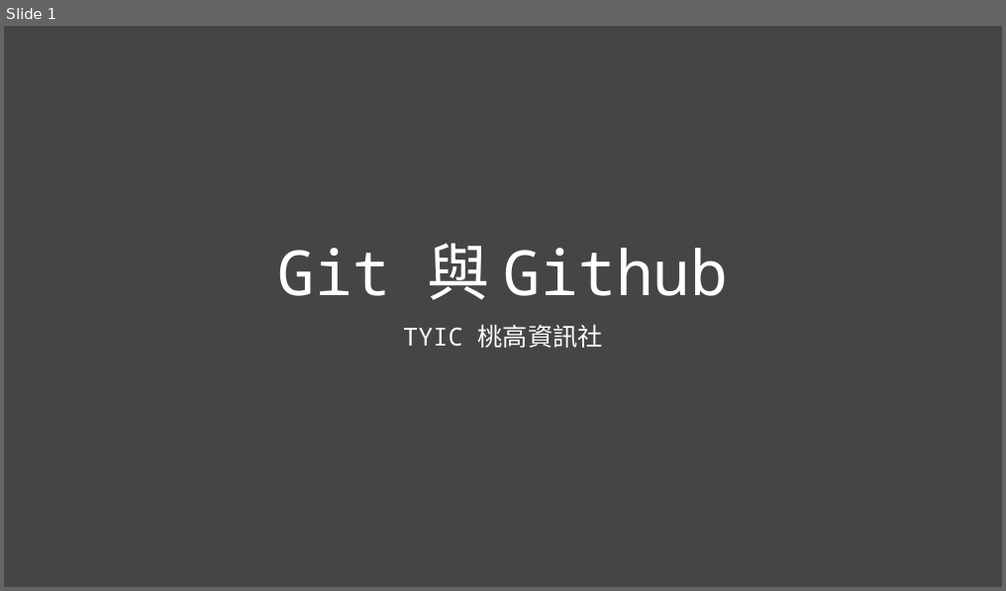
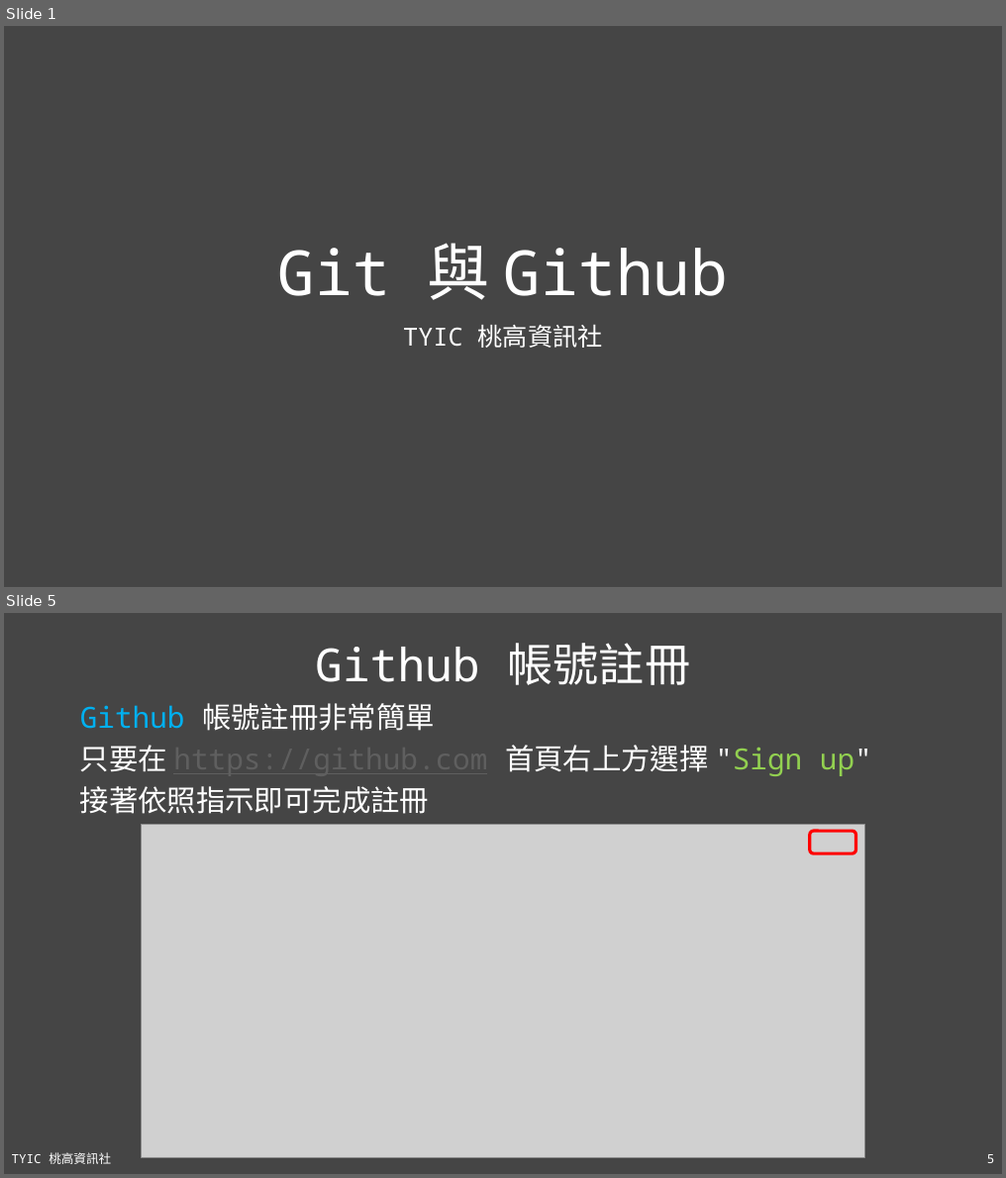
Before and after one commit to TYSHIC/slides, a slide deck: ppt/16_Git 與 Github.pptx. Shown one above the other, each under a label of ours: slide 1 before the commit, slides 1 and 5 after it; the slides between them are not shown. The pictures are 1006x591 and 1006x1178 pixels, drawn with LibreOffice and Linux fonts; fonts in the diff are those of the drawing; grey boxes stand for pictures. Boxes give left, top, right and bottom in pixels: in the first picture for what was removed or moved away, otherwise in the second. Text is boxed around its words. In the diff, an @@ line names an element or a change of style, - is before the commit and + after.

```diff
--- a/ppt/16_Git 與 Github.pptx
+++ b/ppt/16_Git 與 Github.pptx
@@ slide 5 added at (4, 613, 1002, 1174), background #454545 @@
@@ title added at (315, 643, 691, 685), 44 pt, text #FFFFFF @@
+Github 帳號註冊
@@ text added at (80, 703, 872, 814), 28 pt, text #FFFFFF @@
+Github 帳號註冊非常簡單
+只要在 https://github.com 首頁右上方選擇 "Sign up"
+接著依照指示即可完成註冊
@@ picture added at (141, 825, 865, 1158) @@
@@ rounded rectangle added at (810, 831, 856, 854), outline #FF0000 3 pt @@
@@ text added at (12, 1153, 111, 1164), 12 pt, text #FFFFFF @@
+TYIC 桃高資訊社
@@ page number added at (987, 1155, 995, 1163), 12 pt, text #FFFFFF @@
+5
```
Also in this commit, not shown: 1 slide changed, 3 other slides added, 1 slide removed, 2 other files.
